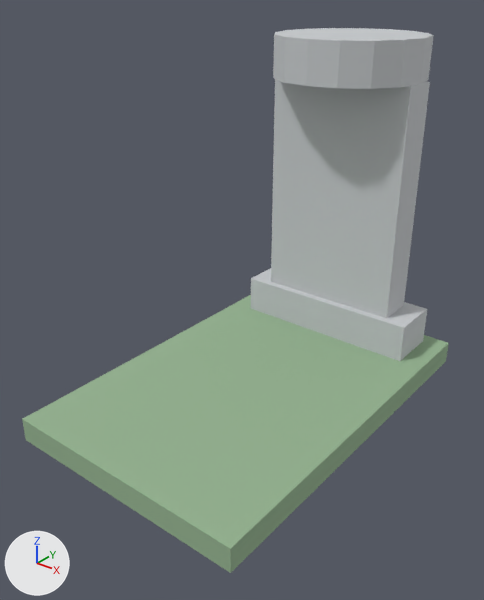
What one commit did to the glTF model assets/models/grave.glb.
Both versions are drawn from a 50 mm lens placed at (0.877, -1.271, 0.978), pointed at (-0.007, -0.165, 0.293). The lights are fixed; the arrows at lower left show +X, +Y and +Z. The picture after the commit comes second. Vertices at exactly the same position are counted once.

The first picture shows 'grave'.
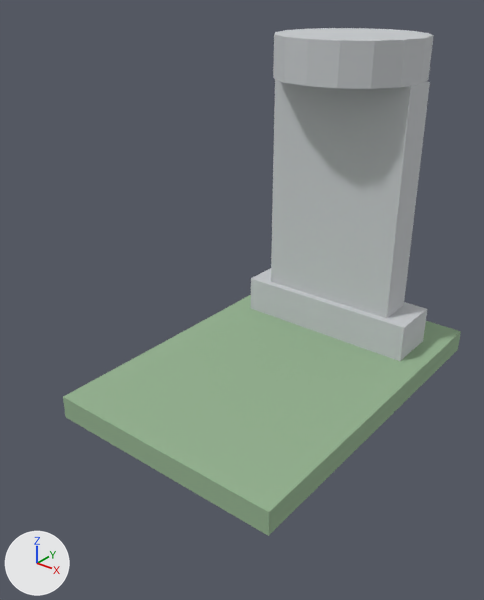
What differs and where, as boxes (x1, y1, x2, y2) in the pictures (484 x 600 px; the box of a moved part takes in the faces that stretch with it):
```json
{"object": "grave", "change": "reshaped", "before": [22, 28, 449, 573], "after": [63, 28, 461, 536], "on screen": "7% narrower, 7% shorter"}
{"part": 1, "of": "me_grave", "change": "moved or reshaped", "before": [22, 295, 449, 573], "after": [63, 295, 461, 536]}
```

The change, as JSON lines over the scene's bpy script:
```json
{"block": "me_grave", "where": "# used by ob_grave; location = (0.0, 0.0, 0.0)"}
{"op": "remove", "block": "me_grave", "code": "me_grave.from_pydata(...)  # 56 vertices, 96 faces; spans x -0.31..0.31, y -0.595..0.44, z 0.0..0.85"}
{"op": "add", "block": "me_grave", "code": "me_grave.from_pydata(...)  # 56 vertices, 96 faces; spans x -0.31..0.31, y -0.48..0.44, z 0.0..0.85"}
{"block": "me_grave", "change": "me_grave part 1: the loose piece of 8 vertices spanning x -0.31..0.31, y -0.595..0.355, z 0.0..0.06 is scaled about its middle by (1, 0.968, 1), then moved by (0.0, 0.1, 0.0)"}
```
